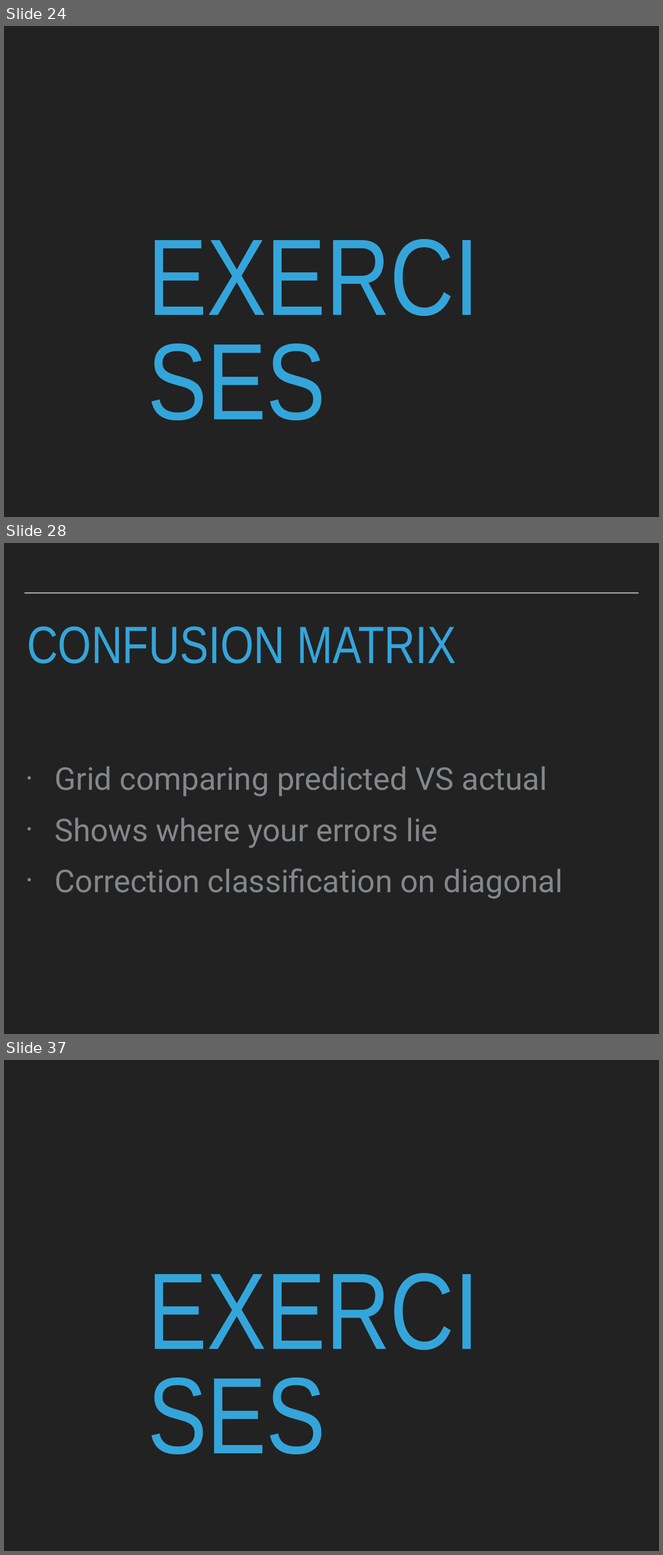
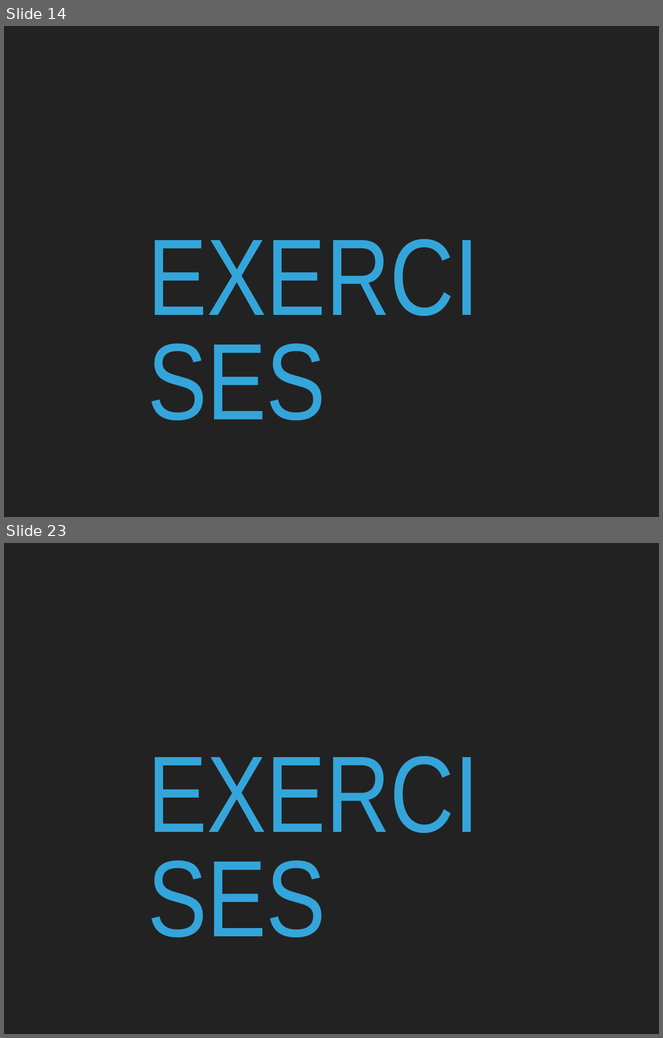
Before and after one commit to patricks1/noble-machine-learning, a slide deck: Session3/Session3_Slides.pptx. Shown one above the other, each under a label of ours: slides 24, 28 and 37 before the commit, slides 14 and 23 after it; the slides between them are not shown. The pictures are 663x1555 and 663x1038 pixels, drawn with LibreOffice and Linux fonts; fonts in the diff are those of the drawing. Boxes give left, top, right and bottom in pixels: in the first picture for what was removed or moved away, otherwise in the second. Text is boxed around its words. In the diff, an @@ line names an element or a change of style, - is before the commit and + after.

```diff
--- a/Session3/Session3_Slides.pptx
+++ b/Session3/Session3_Slides.pptx
@@ slide 28 removed at (x1=4, y1=543, x2=659, y2=1034), background #222222 @@
@@ line removed from (24, 593) to (639, 593) @@
@@ title removed at (x1=27, y1=626, x2=456, y2=664) @@
-CONFUSION MATRIX
@@ text removed at (x1=55, y1=767, x2=563, y2=899) @@
-• Grid comparing predicted VS actual
-• Shows where your errors lie
-• Correction classification on diagonal
@@ what was slide 24 is now slide 14 @@
@@ what was slide 37 is now slide 23 @@
```
Also in this commit, not shown: 4 slides changed, 25 slides added, 37 other slides removed, 4 other files.
